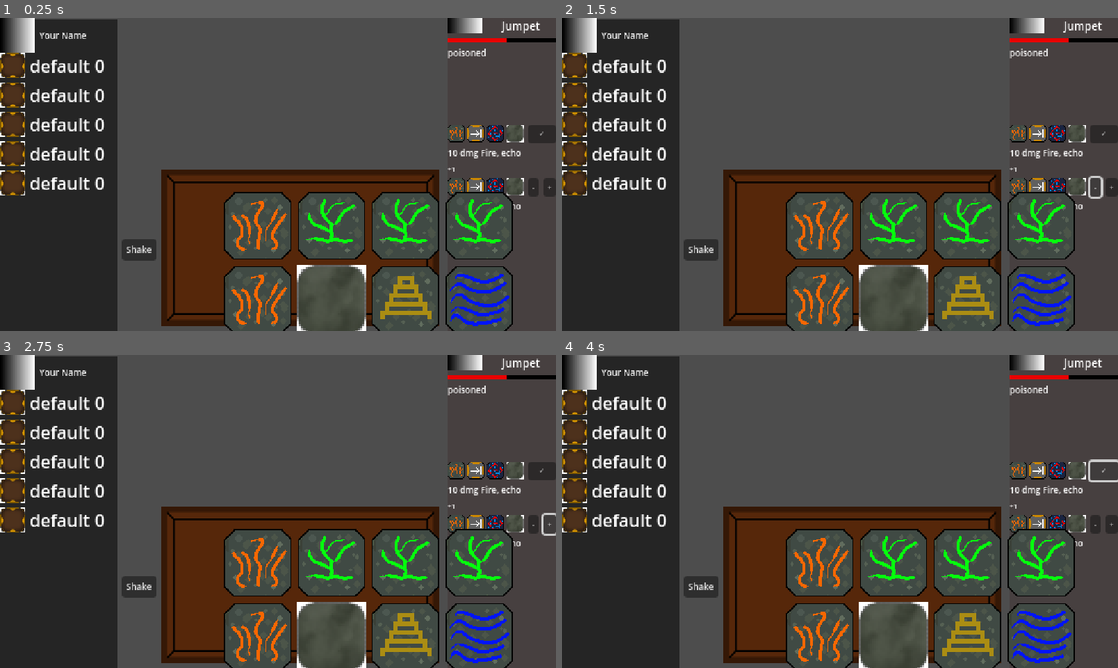
Above: before the commit, frames 1-4 (two rows, left to right).
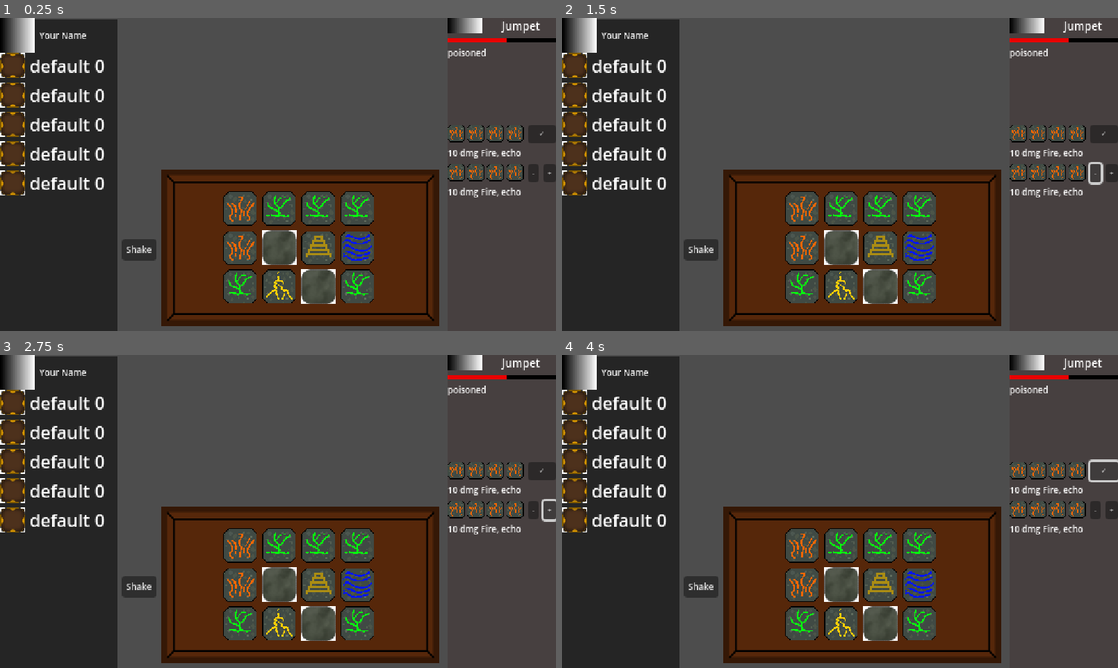
Above: after the commit, the same moments.

Repository: brianhall1313/rune-box-dice-roller
Game: Godot game, scene res://scenes/encounter.tscn
Two runs of this game, one before a commit and one after it. Both use one fixed random seed, a clock stepped at 60 frames per second and the inputs below. The project has no main scene, so this scene is started directly.
Inputs:
- Up to frame 1 (0.25 s): no input
- Up to frame 2 (1.5 s): click "✓" at 0.5 s; click "-" at 1.25 s
- Up to frame 3 (2.75 s): click "+" at 2 s
- Up to frame 4 (4 s): click "Shake" at 2.75 s; click "✓" at 3.5 s

The runs differ from the first frame. In frame 1, 14% of the frame differs, in the area x 40-100%, y 34-100%; in frame 2, 14%; in frame 3, 14%; in frame 4, 14%.

Commit message:
a bunch of UI hooey

Diff:
--- /dev/null
+++ b/scenes/active_panel.gd
@@ -0,0 +1,11 @@
+extends Control
+
+
+# Called when the node enters the scene tree for the first time.
+func _ready() -> void:
+	pass # Replace with function body.
+
+
+# Called every frame. 'delta' is the elapsed time since the previous frame.
+func _process(delta: float) -> void:
+	pass
--- a/scenes/active_panel.tscn
+++ b/scenes/active_panel.tscn
@@ -1,6 +1,7 @@
-[gd_scene load_steps=2 format=3 uid="uid://h587v4triyb6"]
+[gd_scene load_steps=3 format=3 uid="uid://h587v4triyb6"]
 
 [ext_resource type="PackedScene" uid="uid://dgo31qb3uyshh" path="res://scenes/box.tscn" id="1_6qcb3"]
+[ext_resource type="Script" path="res://scenes/active_panel.gd" id="1_mbv1l"]
 
 [node name="active_panel" type="Control"]
 layout_mode = 3
@@ -9,6 +10,7 @@
 offset_top = 150.0
 offset_right = 409.0
 offset_bottom = 295.0
+script = ExtResource("1_mbv1l")
 
 [node name="HBoxContainer" type="HBoxContainer" parent="."]
 layout_mode = 1
--- /dev/null
+++ b/scenes/active_spell.tscn
@@ -0,0 +1,18 @@
+[gd_scene load_steps=2 format=3 uid="uid://cxvm65rnq0he1"]
+
+[ext_resource type="PackedScene" uid="uid://fq6oy2qhfmhr" path="res://scenes/rune_spell.tscn" id="1_gs3yd"]
+
+[node name="active_spell" type="VBoxContainer"]
+
+[node name="HBoxContainer" type="HBoxContainer" parent="."]
+layout_mode = 2
+
+[node name="rune_spell" parent="HBoxContainer" instance=ExtResource("1_gs3yd")]
+layout_mode = 2
+
+[node name="Button" type="Button" parent="HBoxContainer"]
+layout_mode = 2
+size_flags_horizontal = 3
+size_flags_vertical = 0
+theme_override_font_sizes/font_size = 6
+text = "✓"
--- a/scenes/die.tscn
+++ b/scenes/die.tscn
@@ -12,7 +12,9 @@
 border_color = Color(0.281385, 0.88849, 0.98832, 1)
 
 [node name="die" type="TextureRect"]
+custom_minimum_size = Vector2(32, 32)
 texture = ExtResource("2_6eg0e")
+expand_mode = 2
 script = ExtResource("1_hkhwk")
 
 [node name="selected" type="Panel" parent="."]
--- a/scenes/encounter.gd
+++ b/scenes/encounter.gd
@@ -1,8 +1,10 @@
 extends Node2D
 
+@onready var ui: Control = $UI
 
-var displayed: Array[Object] = []
-var current_spell_selection: Array[Object] = []
+
+var displayed: Array[Die] = []
+var current_spell_selection: Array[Die] = []
 var spell_queue: Array[Array] = []
 
 func _ready() -> void:
@@ -11,5 +13,15 @@
 func connect_to_global_signal_bus() -> void:
 	GlobalSignalBus.connect("rune_interaction",rune_interaction)
 
-func rune_interaction(rune) -> void:
-	pass
+func rune_interaction(die) -> void:
+	if die in current_spell_selection:
+		die.set_selected(false)
+		current_spell_selection.erase(die)
+	elif len(current_spell_selection) < 4:
+		current_spell_selection.append(die)
+	else:
+		#TODO alert the player that the spell is full
+		die.set_selected(false)
+		spell_queue.append(current_spell_selection)
+		current_spell_selection = []
+	ui.update_right_panel({"queue":spell_queue,"active":current_spell_selection})
--- a/scenes/encounter.tscn
+++ b/scenes/encounter.tscn
@@ -1,7 +1,8 @@
-[gd_scene load_steps=5 format=3 uid="uid://onto76ada87d"]
+[gd_scene load_steps=6 format=3 uid="uid://onto76ada87d"]
 
 [ext_resource type="PackedScene" uid="uid://un86ip0c1s75" path="res://scenes/player_info_element.tscn" id="1_62fm1"]
 [ext_resource type="Script" path="res://scenes/encounter.gd" id="1_ntlaj"]
+[ext_resource type="Script" path="res://scenes/ui.gd" id="2_dtx1n"]
 [ext_resource type="PackedScene" uid="uid://dka5ft4cxosrs" path="res://scenes/right_panel.tscn" id="2_yr2bm"]
 [ext_resource type="PackedScene" uid="uid://h587v4triyb6" path="res://scenes/active_panel.tscn" id="3_5nnk0"]
 
@@ -13,6 +14,7 @@
 anchors_preset = 0
 offset_right = 40.0
 offset_bottom = 40.0
+script = ExtResource("2_dtx1n")
 
 [node name="player_info_element" parent="UI" instance=ExtResource("1_62fm1")]
 
--- /dev/null
+++ b/scenes/queued_spell.tscn
@@ -0,0 +1,25 @@
+[gd_scene load_steps=2 format=3 uid="uid://du30i2smjir4w"]
+
+[ext_resource type="PackedScene" uid="uid://fq6oy2qhfmhr" path="res://scenes/rune_spell.tscn" id="1_0abhw"]
+
+[node name="powerable_spell" type="HBoxContainer"]
+
+[node name="rune_spell" parent="." instance=ExtResource("1_0abhw")]
+layout_mode = 2
+size_flags_horizontal = 0
+
+[node name="power_control" type="HBoxContainer" parent="."]
+layout_mode = 2
+size_flags_horizontal = 8
+
+[node name="decrease" type="Button" parent="power_control"]
+layout_mode = 2
+size_flags_vertical = 0
+theme_override_font_sizes/font_size = 6
+text = "-"
+
+[node name="increase" type="Button" parent="power_control"]
+layout_mode = 2
+size_flags_vertical = 0
+theme_override_font_sizes/font_size = 6
+text = "+"
--- /dev/null
+++ b/scenes/right_panel.gd
@@ -0,0 +1,17 @@
+extends Control
+
+@onready var active_spell: VBoxContainer = $VBoxContainer/spell_information/active_spell
+@onready var queued_spells: VBoxContainer = $VBoxContainer/spell_information/queued_spells
+
+
+@onready var active_spell_box: PackedScene=preload("res://scenes/active_spell.tscn")
+@onready var queued_spell_box: PackedScene = preload("res://scenes/queued_spell.tscn")
+
+func update(args:Dictionary)->void:
+	if args.has("spell"):
+		for child in queued_spells.get_children():
+			child.queue_free()
+		for spell in args["spell"]["queue"]:
+			var new = queued_spell_box.instantiate()
+			queued_spells.add_child(new)
+			new.get_child(0).setup(spell)
--- a/scenes/right_panel.tscn
+++ b/scenes/right_panel.tscn
@@ -1,6 +1,8 @@
-[gd_scene load_steps=6 format=3 uid="uid://dka5ft4cxosrs"]
+[gd_scene load_steps=8 format=3 uid="uid://dka5ft4cxosrs"]
 
-[ext_resource type="PackedScene" uid="uid://fq6oy2qhfmhr" path="res://scenes/rune_spell.tscn" id="1_1tsrd"]
+[ext_resource type="Script" path="res://scenes/right_panel.gd" id="1_ojs6q"]
+[ext_resource type="PackedScene" uid="uid://cxvm65rnq0he1" path="res://scenes/active_spell.tscn" id="2_66hhk"]
+[ext_resource type="PackedScene" uid="uid://du30i2smjir4w" path="res://scenes/queued_spell.tscn" id="3_a6yu1"]
 
 [sub_resource type="Gradient" id="Gradient_mvp20"]
 
@@ -19,6 +21,7 @@
 anchors_preset = 0
 offset_left = 300.0
 offset_right = 300.0
+script = ExtResource("1_ojs6q")
 
 [node name="ColorRect" type="ColorRect" parent="."]
 layout_mode = 2
@@ -72,44 +75,11 @@
 size_flags_vertical = 3
 size_flags_stretch_ratio = 2.0
 
-[node name="active_spell" type="VBoxContainer" parent="VBoxContainer/spell_information"]
+[node name="active_spell" parent="VBoxContainer/spell_information" instance=ExtResource("2_66hhk")]
 layout_mode = 2
-
-[node name="HBoxContainer" type="HBoxContainer" parent="VBoxContainer/spell_information/active_spell"]
-layout_mode = 2
-
-[node name="rune_spell" parent="VBoxContainer/spell_information/active_spell/HBoxContainer" instance=ExtResource("1_1tsrd")]
-layout_mode = 2
-
-[node name="Button" type="Button" parent="VBoxContainer/spell_information/active_spell/HBoxContainer"]
-layout_mode = 2
-size_flags_horizontal = 3
-size_flags_vertical = 0
-theme_override_font_sizes/font_size = 6
-text = "✓"
 
 [node name="queued_spells" type="VBoxContainer" parent="VBoxContainer/spell_information"]
 layout_mode = 2
 
-[node name="powerable_spell" type="HBoxContainer" parent="VBoxContainer/spell_information/queued_spells"]
+[node name="powerable_spell" parent="VBoxContainer/spell_information/queued_spells" instance=ExtResource("3_a6yu1")]
 layout_mode = 2
-
-[node name="rune_spell" parent="VBoxContainer/spell_information/queued_spells/powerable_spell" instance=ExtResource("1_1tsrd")]
-layout_mode = 2
-size_flags_horizontal = 0
-
-[node name="power_control" type="HBoxContainer" parent="VBoxContainer/spell_information/queued_spells/powerable_spell"]
-layout_mode = 2
-size_flags_horizontal = 8
-
-[node name="decrease" type="Button" parent="VBoxContainer/spell_information/queued_spells/powerable_spell/power_control"]
-layout_mode = 2
-size_flags_vertical = 0
-theme_override_font_sizes/font_size = 6
-text = "-"
-
-[node name="increase" type="Button" parent="VBoxContainer/spell_information/queued_spells/powerable_spell/power_control"]
-layout_mode = 2
-size_flags_vertical = 0
-theme_override_font_sizes/font_size = 6
-text = "+"
--- /dev/null
+++ b/scenes/rune_spell.gd
@@ -0,0 +1,20 @@
+extends VBoxContainer
+
+@onready var active_glyphs: HBoxContainer = $active_glyphs
+@onready var glyph: TextureRect = $active_glyphs/glyph
+@onready var glyph_2: TextureRect = $active_glyphs/glyph2
+@onready var glyph_3: TextureRect = $active_glyphs/glyph3
+@onready var glyph_4: TextureRect = $active_glyphs/glyph4
+
+@onready var glyphs = [glyph, glyph_2, glyph_3,glyph_4]
+
+
+
+func setup(spell)->void:
+	for i in 4:
+		if spell[i]:
+			var type = spell[i].die_type
+			var face = spell[i].current_glyph
+			glyphs[i].texture = Global.glyph_list[type][face]
+		else:
+			glyphs[i].hide()
--- a/scenes/rune_spell.tscn
+++ b/scenes/rune_spell.tscn
@@ -1,39 +1,38 @@
-[gd_scene load_steps=5 format=3 uid="uid://fq6oy2qhfmhr"]
+[gd_scene load_steps=3 format=3 uid="uid://fq6oy2qhfmhr"]
 
 [ext_resource type="Texture2D" uid="uid://cohduxxuyg86m" path="res://textures/Fire_Glyph.png" id="1_gs7hy"]
-[ext_resource type="Texture2D" uid="uid://dnee5630octbt" path="res://textures/Lob_Glyph.png" id="2_lkp7b"]
-[ext_resource type="Texture2D" uid="uid://dbq7v3gav7s0i" path="res://textures/Echo_Glyph.png" id="3_cfuwh"]
-[ext_resource type="Texture2D" uid="uid://747w4c7ftvc0" path="res://textures/Nature_Die.png" id="4_8aph6"]
+[ext_resource type="Script" path="res://scenes/rune_spell.gd" id="1_tf6l1"]
 
 [node name="rune_spell" type="VBoxContainer"]
+script = ExtResource("1_tf6l1")
 
 [node name="active_glyphs" type="HBoxContainer" parent="."]
 layout_mode = 2
 theme_override_constants/separation = 2
 alignment = 1
 
-[node name="TextureRect" type="TextureRect" parent="active_glyphs"]
+[node name="glyph" type="TextureRect" parent="active_glyphs"]
 custom_minimum_size = Vector2(16, 16)
 layout_mode = 2
 texture = ExtResource("1_gs7hy")
 expand_mode = 2
 
-[node name="TextureRect2" type="TextureRect" parent="active_glyphs"]
+[node name="glyph2" type="TextureRect" parent="active_glyphs"]
 custom_minimum_size = Vector2(16, 16)
 layout_mode = 2
-texture = ExtResource("2_lkp7b")
+texture = ExtResource("1_gs7hy")
 expand_mode = 2
 
-[node name="TextureRect3" type="TextureRect" parent="active_glyphs"]
+[node name="glyph3" type="TextureRect" parent="active_glyphs"]
 custom_minimum_size = Vector2(16, 16)
 layout_mode = 2
-texture = ExtResource("3_cfuwh")
+texture = ExtResource("1_gs7hy")
 expand_mode = 2
 
-[node name="TextureRect4" type="TextureRect" parent="active_glyphs"]
+[node name="glyph4" type="TextureRect" parent="active_glyphs"]
 custom_minimum_size = Vector2(16, 16)
 layout_mode = 2
-texture = ExtResource("4_8aph6")
+texture = ExtResource("1_gs7hy")
 expand_mode = 2
 
 [node name="effects" type="Label" parent="."]
@@ -42,6 +41,7 @@
 text = "10 dmg Fire, echo"
 
 [node name="power-ups" type="Label" parent="."]
+visible = false
 layout_mode = 2
 theme_override_font_sizes/font_size = 6
 text = "+1"
--- /dev/null
+++ b/scenes/ui.gd
@@ -0,0 +1,11 @@
+extends Control
+
+@onready var player_info_element: Control = $player_info_element
+@onready var right_panel: Control = $right_panel
+@onready var active_panel: Control = $active_panel
+
+func update_player(player_information)->void:
+	player_info_element.update(player_information)
+
+func update_right_panel(spell_information) -> void:
+	right_panel.update({"spell":spell_information})
